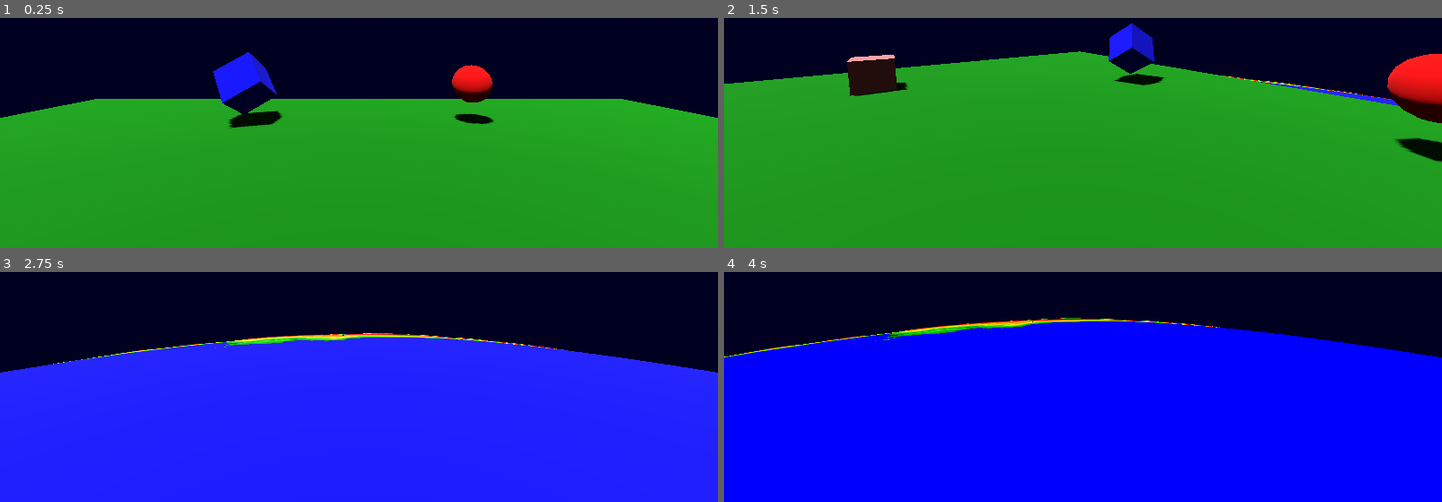
Above: before the commit, frames 1-4 (two rows, left to right).
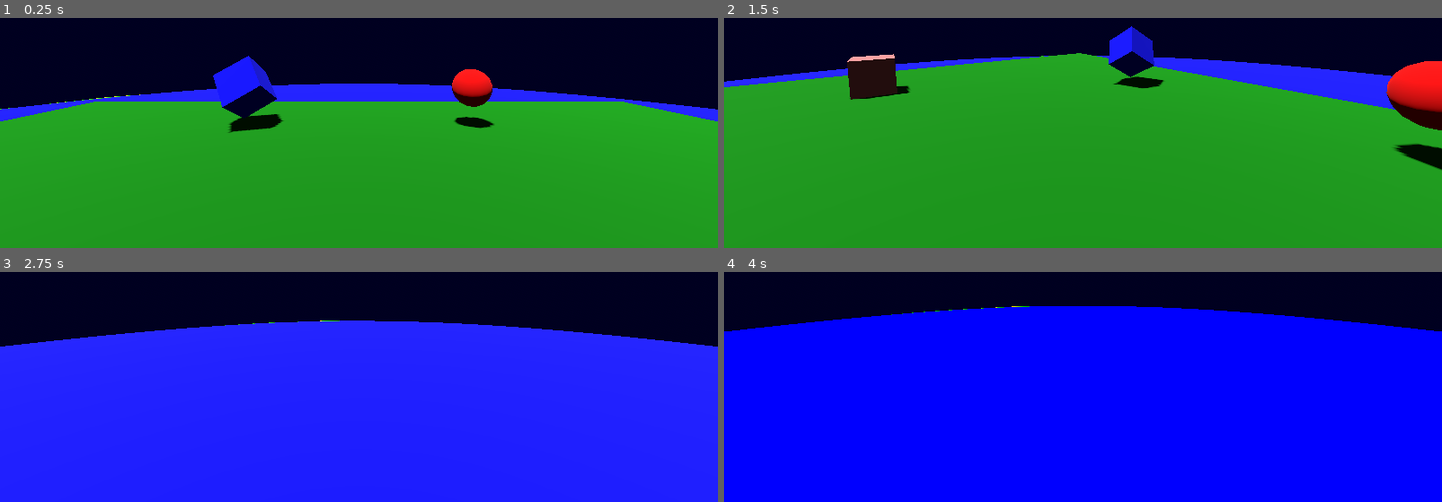
Above: after the commit, the same moments.

Repository: jmdejong/grip
Game: Godot game, scene res://scenes/universe.tscn
Two runs of this game, one before a commit and one after it. Both use one fixed random seed, a clock stepped at 60 frames per second and the inputs below.
Inputs (mouse positions are in pixels of both pictures, inside the frame that each line leads up to):
- Up to frame 1 (0.25 s): no input
- Up to frame 2 (1.5 s): tap Enter at 0.5 s; move the mouse to (1240, 27) at 0.52 s; hold D (right) 0.53-1.28 s; click (1240, 27) at 0.6 s; move the mouse to (1047, 47) at 1.27 s; hold W (forwards) from 1.28 s (still down); tap M (mark_position) at 1.35 s
- Up to frame 3 (2.75 s): keep holding W (forwards); move the mouse to (373, 292) at 2.02 s; hold Shift (sprint) from 2.03 s (still down)
- Up to frame 4 (4 s): keep holding W (forwards); move the mouse to (1075, 306) at 2.77 s; release Shift (sprint) at 2.78 s; tap P (switch_render) at 2.85 s; tap Space (up) at 3.5 s; move the mouse to (1133, 304) at 3.52 s; tap G (toggle_gravity) at 3.6 s

The runs differ from the first frame. In frame 1, 5.4% of the frame differs, in the area x 0-100%, y 14-50%; in frame 2, 6.1%; in frame 3, 8.6%; in frame 4, 8.7%, in the area x 0-100%, y 14-38%.

Commit message:
doubled the radius of the planet; move origin with player

Diff:
--- a/code/face.gd
+++ b/code/face.gd
@@ -5,9 +5,6 @@
 var p1: Point
 var p2: Point
 
-var center: Vector3
-var near: float
-var far: float
 var shape: Planet
 var subfaces = null
 var depth: int
@@ -26,9 +23,6 @@
 
 func _ready() -> void:
 	shape = p0.shape
-	center = global_transform * ((p0.pos + p1.pos + p2.pos)/3.0)
-	near = (global_transform * p0.pos).distance_to(center) * 2.0
-	far = near * 2
 	depth = max(p0.depth, p1.depth, p2.depth)
 	if $Mesh.mesh == null:
 		$Mesh.mesh = build_mesh()
@@ -131,10 +125,12 @@
 		$SubFaces.add_child(subface)
 
 func _process(_delta: float) -> void:
-	#if $Mesh.mesh == null:
-		#$Mesh.mesh = build_mesh()
 	if resolution < shape.min_resolution:
 		return
+
+	var center = global_transform * ((p0.pos + p1.pos + p2.pos)/3.0)
+	var near = (global_transform * p0.pos).distance_to(center) * 2.0
+	var far = near * 2
 	var cd: float = get_viewport().get_camera_3d().global_position.distance_to(center)
 	var show_sub = cd <= near
 	$Mesh.visible = !show_sub
@@ -142,8 +138,6 @@
 	if subfaces == null && cd <= near:
 		subfaces = make_subfaces()
 		add_subfaces()
-		#for face in subfaces:
-			#$SubFaces.add_child(face)
 	if subfaces != null && cd > far:
 		remove_subfaces()
 
--- a/code/player.gd
+++ b/code/player.gd
@@ -13,7 +13,17 @@
 
 signal viewpoint_changed(pos: Vector3)
 
-func _physics_process(_delta: float):
+func _physics_process(_delta: float) -> void:
+	move()
+
+func adjust_direction() -> void:
+	var down = get_gravity()
+	if down.length_squared() == 0:
+		down = Vector3(0, -1, 0)
+	look_at(global_position + (quaternion * Vector3.RIGHT).cross(down).normalized(), -down.normalized())
+
+
+func move() -> void:
 	var input_movement: Vector2 = Input.get_vector("left", "right", "forwards", "backwards")
 	var s: float = speed
 	if Input.is_action_pressed("sprint"):
@@ -29,10 +39,6 @@
 	else:
 		movement.y = s * (float(Input.is_action_pressed("up")) - float(Input.is_action_pressed("down")))
 	velocity = quaternion * movement
-	var down = get_gravity()
-	if down.length_squared() == 0:
-		down = Vector3(0, -1, 0)
-	look_at(global_position + (quaternion * Vector3.RIGHT).cross(down).normalized(), -down.normalized())
 	move_and_slide()
 
 	viewpoint_changed.emit(position)
--- a/code/universe.gd
+++ b/code/universe.gd
@@ -1,9 +1,43 @@
 extends Node3D
 
 var marker_scene = preload("res://scenes/marker.tscn")
+
+func _ready() -> void:
+	process_priority = 100
 
 func _input(_event: InputEvent) -> void:
 	if Input.is_action_just_pressed("mark_position"):
 		var marker = marker_scene.instantiate()
 		add_child(marker)
 		marker.global_position = %Player.global_position
+
+func reposition() -> void:
+	var snap: int = 2**8
+	var d = ($Player.position / snap).round() * snap
+	$Player.position -= d
+	$Origin.position -= d
+	#print($Player.position, " ", $Origin.position)
+	#$Player.move()
+	#var new_origin: Vector3 = $Player.position.round()
+	#$Player.position -= new_origin - $Origin.position
+	#$Origin.position = new_origin
+
+var just_updated = false
+func _physics_process(delta: float) -> void:
+	#$Player.move()
+	if $Player.position.length_squared() > 1024 ** 2:
+		print("a ", $Player.position - $Origin.position, $Player.rotation, $Player.get_gravity())
+		reposition()
+		print("b ", $Player.position - $Origin.position, $Player.rotation, $Player.get_gravity())
+		#$Player.adjust_direction()
+		print("c ", $Player.position - $Origin.position, $Player.rotation, $Player.get_gravity())
+		just_updated = true
+	else:
+		if just_updated:
+			print("d ", $Player.position - $Origin.position, $Player.rotation, $Player.get_gravity())
+		else:
+			$Player.adjust_direction()
+		if just_updated:
+			print("e ", $Player.position - $Origin.position, $Player.rotation, $Player.get_gravity())
+			print("")
+			just_updated = false
--- a/scenes/universe.tscn
+++ b/scenes/universe.tscn
@@ -1,10 +1,9 @@
-[gd_scene load_steps=18 format=3 uid="uid://fhwj7ver7dnj"]
+[gd_scene load_steps=17 format=3 uid="uid://fhwj7ver7dnj"]
 
 [ext_resource type="Script" path="res://code/universe.gd" id="1_fiys1"]
 [ext_resource type="Script" path="res://code/render.gd" id="1_pfgh2"]
 [ext_resource type="PackedScene" uid="uid://c2qiutu84rnwi" path="res://scenes/player.tscn" id="1_u61e3"]
 [ext_resource type="PackedScene" uid="uid://dpdqr75yvrw7" path="res://scenes/planet.tscn" id="2_l5nsi"]
-[ext_resource type="PackedScene" uid="uid://bfk6sqf5ub7r" path="res://scenes/marker.tscn" id="6_2isk2"]
 
 [sub_resource type="ProceduralSkyMaterial" id="ProceduralSkyMaterial_uvsn1"]
 sky_top_color = Color(0, 0, 0.133333, 1)
@@ -61,45 +60,45 @@
 camera_attributes = SubResource("CameraAttributesPractical_tg0on")
 script = ExtResource("1_pfgh2")
 
-[node name="DirectionalLight3D" type="DirectionalLight3D" parent="."]
-transform = Transform3D(0.872952, 0.45562, -0.174258, 0.00203175, 0.353828, 0.935308, 0.487802, -0.816833, 0.307949, 0.0479867, 7.51929, 0)
-shadow_enabled = true
+[node name="Origin" type="Node3D" parent="."]
 
-[node name="Start" type="Node3D" parent="."]
-transform = Transform3D(1, 0, 0, 0, 1, 0, 0, 0, 1, 0, 51000, 0)
+[node name="Start" type="Node3D" parent="Origin"]
+transform = Transform3D(1, 0, 0, 0, 1, 0, 0, 0, 1, 0, 101000, 0)
 
-[node name="Floor" type="MeshInstance3D" parent="Start"]
+[node name="Floor" type="MeshInstance3D" parent="Origin/Start"]
 material_override = SubResource("StandardMaterial3D_fpogw")
 mesh = SubResource("BoxMesh_s7i5b")
-skeleton = NodePath("../..")
+skeleton = NodePath("../../..")
 
-[node name="Ball" type="MeshInstance3D" parent="Start"]
+[node name="Ball" type="MeshInstance3D" parent="Origin/Start"]
 transform = Transform3D(1, 0, 0, 0, 1, 0, 0, 0, 1, 3, 1.5, -7)
 material_override = SubResource("StandardMaterial3D_epyjo")
 mesh = SubResource("SphereMesh_0gjqh")
-skeleton = NodePath("../..")
+skeleton = NodePath("../../..")
 
-[node name="Node3D" type="Node3D" parent="Start"]
+[node name="Node3D" type="Node3D" parent="Origin/Start"]
 transform = Transform3D(1, 0, 0, 0, 1, 0, 0, 0, 1, -3, 1.5, -7)
 
-[node name="BoxFar" type="MeshInstance3D" parent="Start/Node3D"]
+[node name="BoxFar" type="MeshInstance3D" parent="Origin/Start/Node3D"]
 material_override = SubResource("StandardMaterial3D_ufvwp")
 visibility_range_begin = 10.0
 visibility_range_begin_margin = 2.0
 mesh = SubResource("BoxMesh_fwt8w")
 
-[node name="BoxNear" type="MeshInstance3D" parent="Start/Node3D/BoxFar"]
+[node name="BoxNear" type="MeshInstance3D" parent="Origin/Start/Node3D/BoxFar"]
 transform = Transform3D(0.853553, -0.146447, 0.5, 0.5, 0.5, -0.707107, -0.146447, 0.853553, 0.5, 0, 0, 0)
 visibility_parent = NodePath("..")
 material_override = SubResource("StandardMaterial3D_e36cl")
 mesh = SubResource("BoxMesh_2ll2l")
-skeleton = NodePath("../../../..")
+skeleton = NodePath("../../../../..")
 
-[node name="Planet" parent="." instance=ExtResource("2_l5nsi")]
-radius = 50000.0
+[node name="DirectionalLight3D" type="DirectionalLight3D" parent="Origin"]
+transform = Transform3D(0.872952, 0.45562, -0.174258, 0.00203175, 0.353828, 0.935308, 0.487802, -0.816833, 0.307949, 0.0479867, 7.51929, 0)
+shadow_enabled = true
 
-[node name="Marker" parent="." instance=ExtResource("6_2isk2")]
+[node name="Planet" parent="Origin" instance=ExtResource("2_l5nsi")]
+radius = 100000.0
 
 [node name="Player" parent="." instance=ExtResource("1_u61e3")]
 unique_name_in_owner = true
-transform = Transform3D(1, 0, 0, 0, 1, 0, 0, 0, 1, 0, 51000.9, 0)
+transform = Transform3D(1, 0, 0, 0, 1, 0, 0, 0, 1, 0, 101001, 0)
